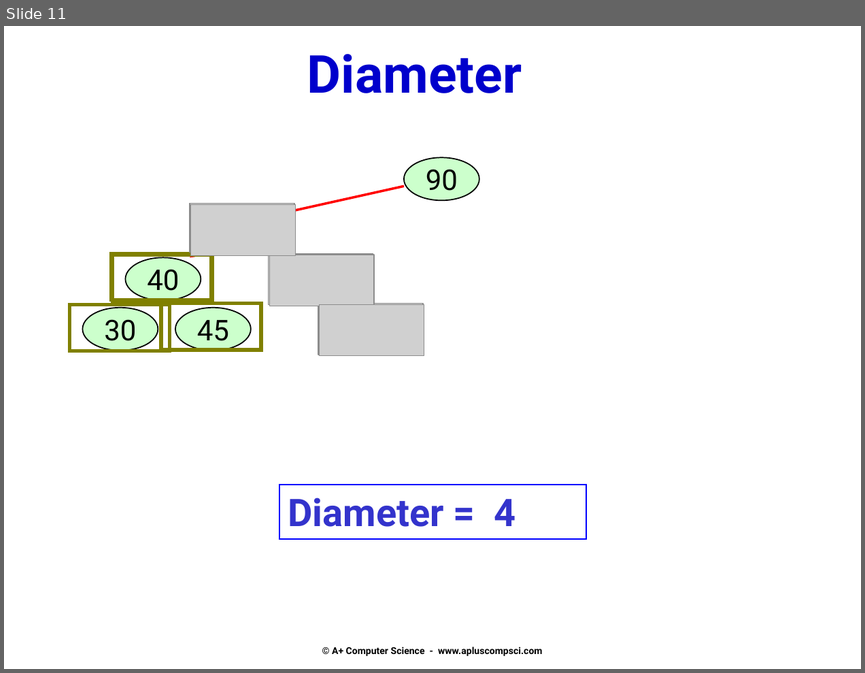
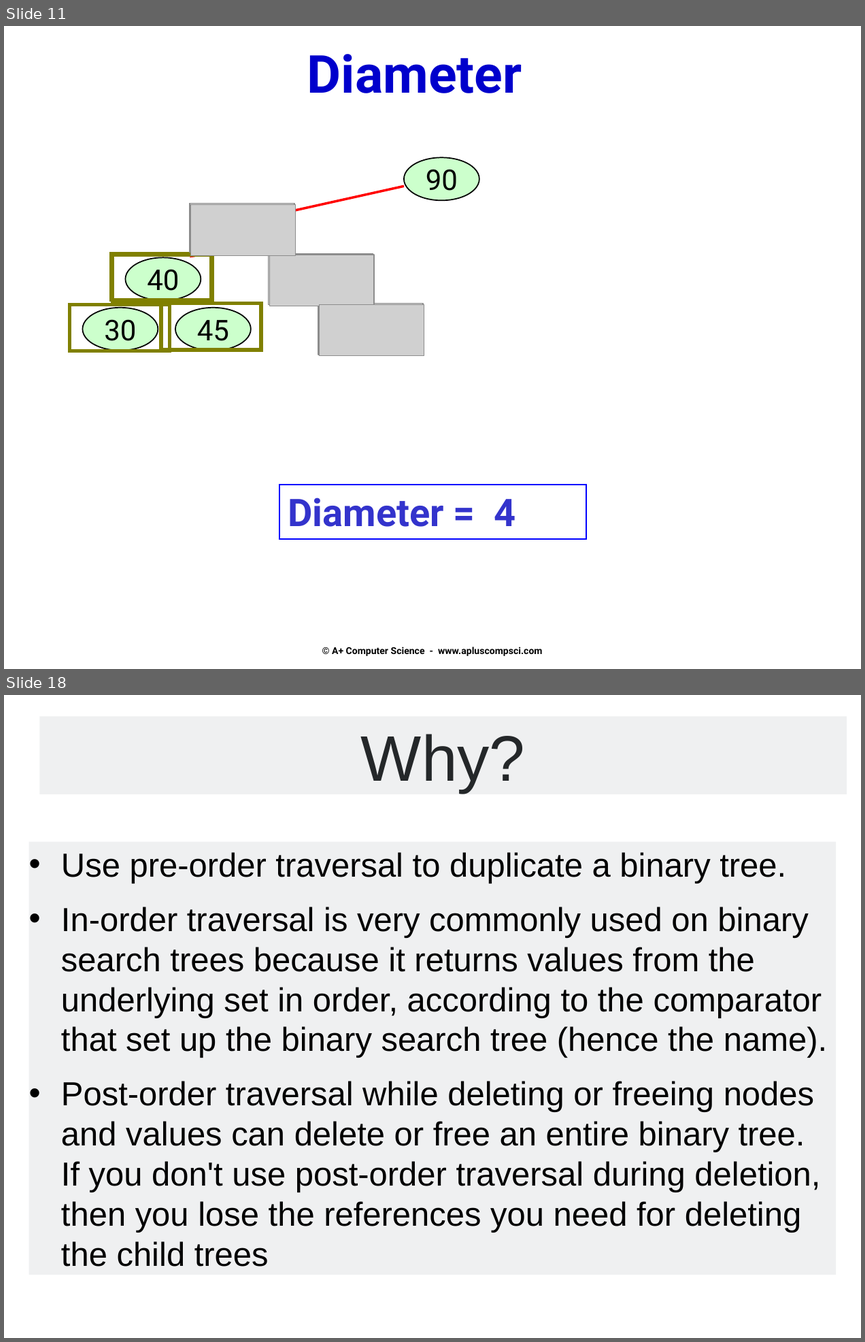
Before and after one commit to Cy-FairCS/cs3, a slide deck: u08a_bTrees/notes/_b - Attributes and and building BSTs.pptx. Shown one above the other, each under a label of ours: slide 11 before the commit, slides 11 and 18 after it; the slides between them are not shown. The pictures are 865x673 and 865x1342 pixels, drawn with LibreOffice and Linux fonts; fonts in the diff are those of the drawing; grey boxes stand for pictures. Boxes give left, top, right and bottom in pixels: in the first picture for what was removed or moved away, otherwise in the second. Text is boxed around its words. In the diff, an @@ line names an element or a change of style, - is before the commit and + after.

```diff
--- a/u08a_bTrees/notes/_b - Attributes and and building BSTs.pptx
+++ b/u08a_bTrees/notes/_b - Attributes and and building BSTs.pptx
@@ slide 18 added at (x1=4, y1=695, x2=861, y2=1338), background #FFFFFF @@
@@ rectangle added at (x1=40, y1=717, x2=847, y2=794), fill #EFF0F1, 54 pt, text #242729 @@
+Why?
@@ rectangle added at (x1=29, y1=841, x2=836, y2=1274), fill #EFF0F1, 28 pt, text #000000 @@
+• Use pre-order traversal to duplicate a binary tree.
+• In-order traversal is very commonly used on binary search trees because it returns values from the underlying set in order, according to the comparator that set up the binary search tree (hence the name).
+• Post-order traversal while deleting or freeing nodes and values can delete or free an entire binary tree.
+  If you don't use post-order traversal during deletion, then you lose the references you need for deleting the child trees
```
Also in this commit, not shown: 11 other slides added, 16 slides removed, 1 other file.
